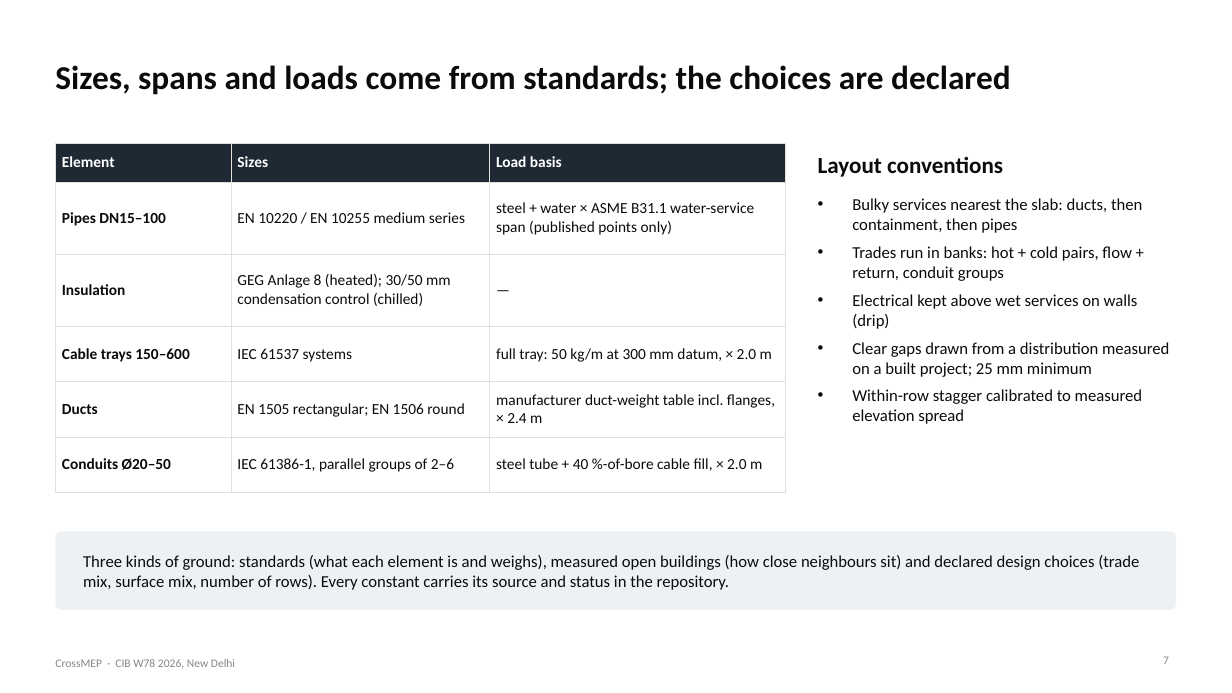
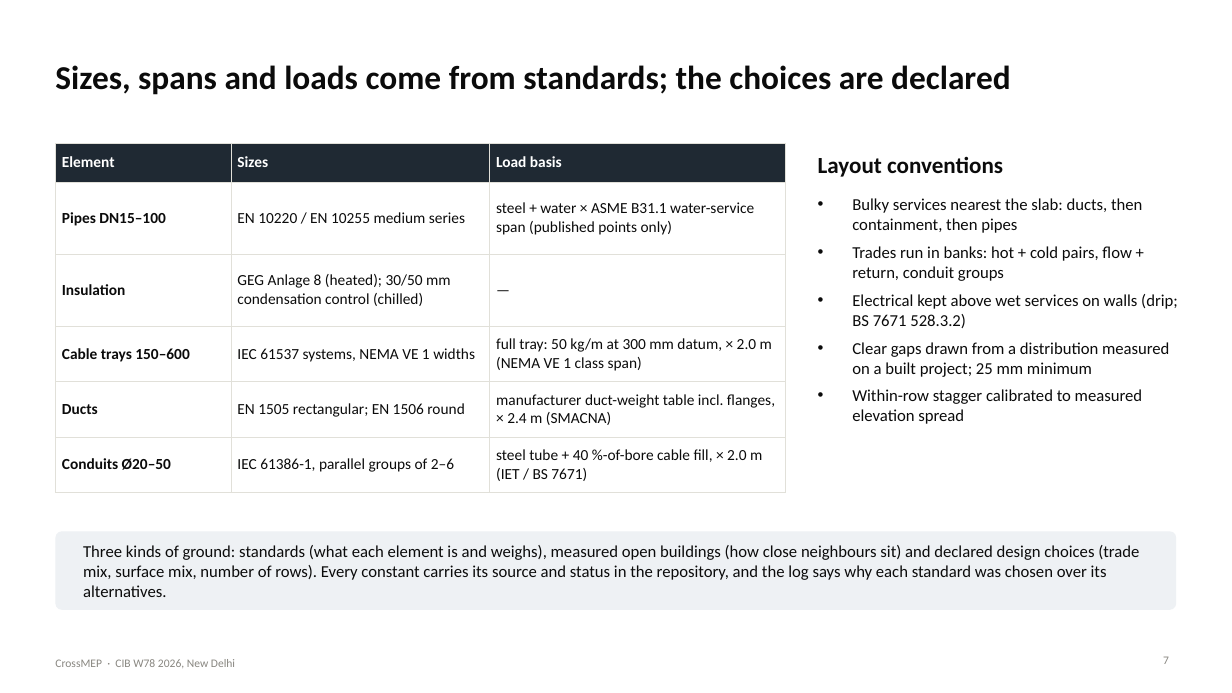
Before and after one commit to lavinia-ped/CrossMEP_Dataset, a slide deck: slide 7 of docs/CrossMEP_CIBW78_talk.pptx. Drawn at 1232x693 pixels with LibreOffice and Linux fonts; fonts in the diff are those of the drawing. Boxes give left, top, right and bottom in pixels: in the first picture for what was removed or moved away, otherwise in the second. Text is boxed around its words. In the diff, an @@ line names an element or a change of style, - is before the commit and + after.

```diff
--- a/docs/CrossMEP_CIBW78_talk.pptx
+++ b/docs/CrossMEP_CIBW78_talk.pptx
@@ table at <box>55,143,786,485</box> @@
-row 4, column 2: IEC 61537 systems
+row 4, column 2: IEC 61537 systems, NEMA VE 1 widths
-row 4, column 3: full tray: 50 kg/m at 300 mm datum, × 2.0 m
+row 4, column 3: full tray: 50 kg/m at 300 mm datum, × 2.0 m (NEMA VE 1 class span)
-row 5, column 3: manufacturer duct-weight table incl. flanges, × 2.4 m
+row 5, column 3: manufacturer duct-weight table incl. flanges, × 2.4 m (SMACNA)
-row 6, column 3: steel tube + 40 %-of-bore cable fill, × 2.0 m
+row 6, column 3: steel tube + 40 %-of-bore cable fill, × 2.0 m (IET / BS 7671)
@@ text at <box>852,294,1178,328</box>: text changed @@
-• Electrical kept above wet services on walls (drip)
+• Electrical kept above wet services on walls (drip; BS 7671 528.3.2)
@@ text at <box>83,545,1139,597</box>: text changed @@
-Three kinds of ground: standards (what each element is and weighs), measured open buildings (how close neighbours sit) and declared design choices (trade mix, surface mix, number of rows). Every constant carries its source and status in the repository.
+Three kinds of ground: standards (what each element is and weighs), measured open buildings (how close neighbours sit) and declared design choices (trade mix, surface mix, number of rows). Every constant carries its source and status in the repository, and the log says why each standard was chosen over its alternatives.
```
Also in this commit, not shown: 9 other files.
